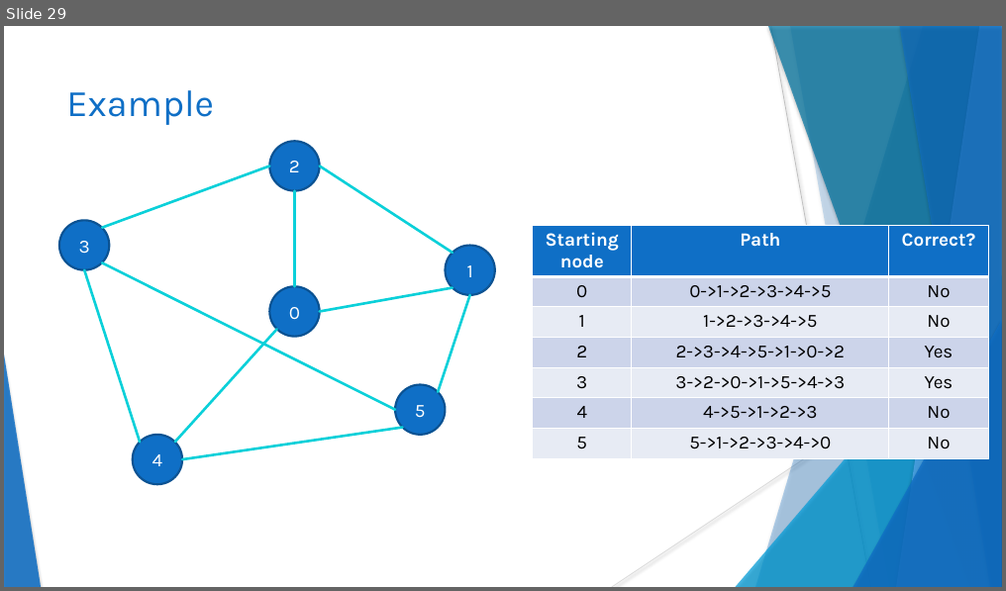
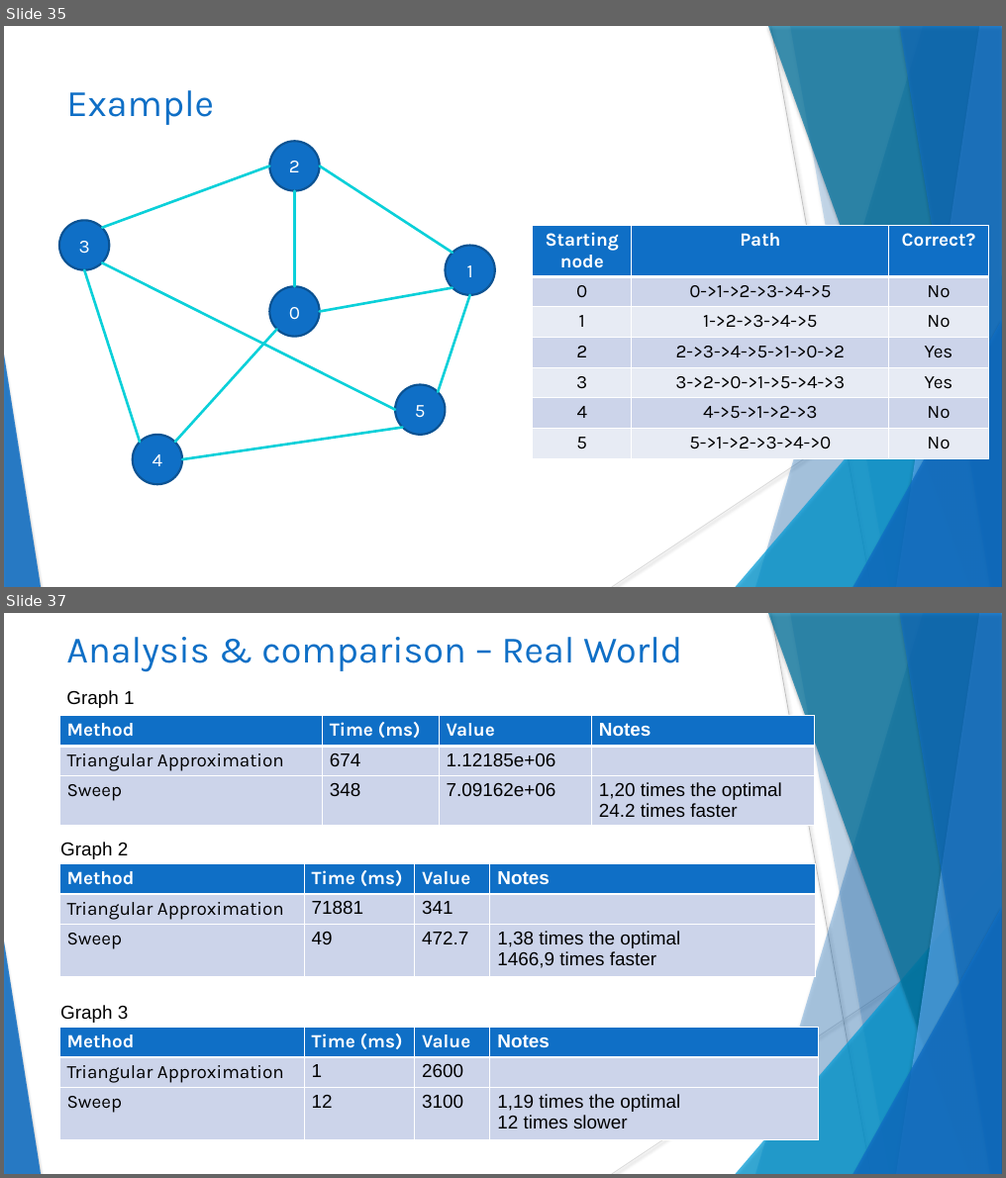
Before and after one commit to Spleentery/DA_TSP_Project-2, a slide deck: docs/Project 2.pptx. Shown one above the other, each under a label of ours: slide 29 before the commit, slides 35 and 37 after it; the slides between them are not shown. The pictures are 1006x591 and 1006x1178 pixels, drawn with LibreOffice and Linux fonts; fonts in the diff are those of the drawing. Boxes give left, top, right and bottom in pixels: in the first picture for what was removed or moved away, otherwise in the second. Text is boxed around its words. In the diff, an @@ line names an element or a change of style, - is before the commit and + after.

```diff
--- a/docs/Project 2.pptx
+++ b/docs/Project 2.pptx
@@ slide 37 added at (x1=4, y1=613, x2=1002, y2=1174), background #FFFFFF; not listed: 10 template elements that a slide beside it also shows @@
@@ title added at (x1=66, y1=637, x2=682, y2=672), 36 pt, text #0F6FC6 @@
+Analysis & comparison – Real World
@@ text added at (x1=66, y1=690, x2=135, y2=708), 18 pt, text #000000 @@
+Graph 1
@@ table added at (x1=59, y1=716, x2=815, y2=829), 3 rows, 4 columns @@
+Method | Time (ms) | Value | Notes
+Triangular Approximation | 674 | 1.12185e+06 | 
+Sweep | 348 | 7.09162e+06 | 1,20 times the optimal 24.2 times faster
@@ text added at (x1=60, y1=842, x2=129, y2=860), 18 pt, text #000000 @@
+Graph 2
@@ table added at (x1=59, y1=863, x2=815, y2=1052), 3 rows, 4 columns @@
+Method | Time (ms) | Value | Notes
+Triangular Approximation | 71881 | 341 | 
+Sweep | 49 | 472.7 | 1,38 times the optimal / 1466,9 times faster
@@ table added at (x1=59, y1=1027, x2=819, y2=1140), 3 rows, 4 columns @@
+Method | Time (ms) | Value | Notes
+Triangular Approximation | 1 | 2600 | 
+Sweep | 12 | 3100 | 1,19 times the optimal / 12 times slower
@@ text added at (x1=60, y1=1005, x2=129, y2=1023), 18 pt, text #000000 @@
+Graph 3
@@ what was slide 29 is now slide 35 @@
```
Also in this commit, not shown: 2 slides changed, 6 other slides added.
